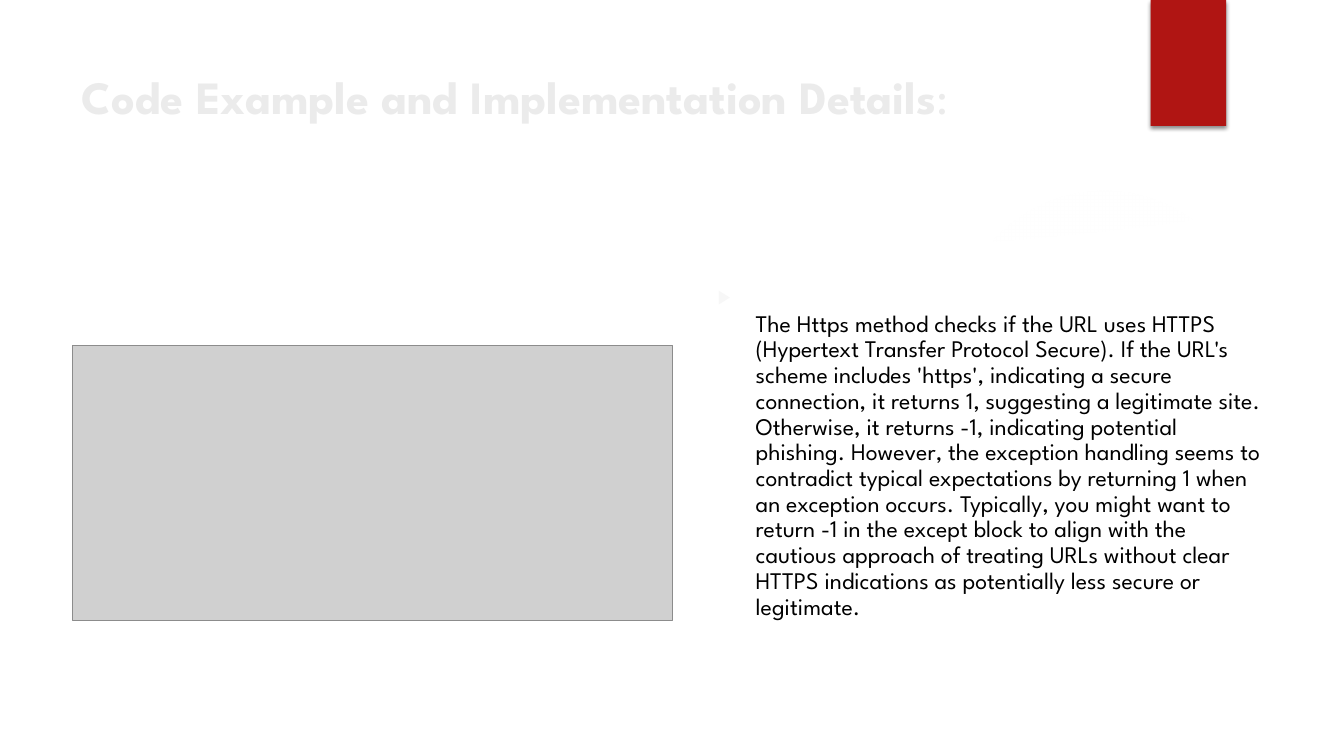
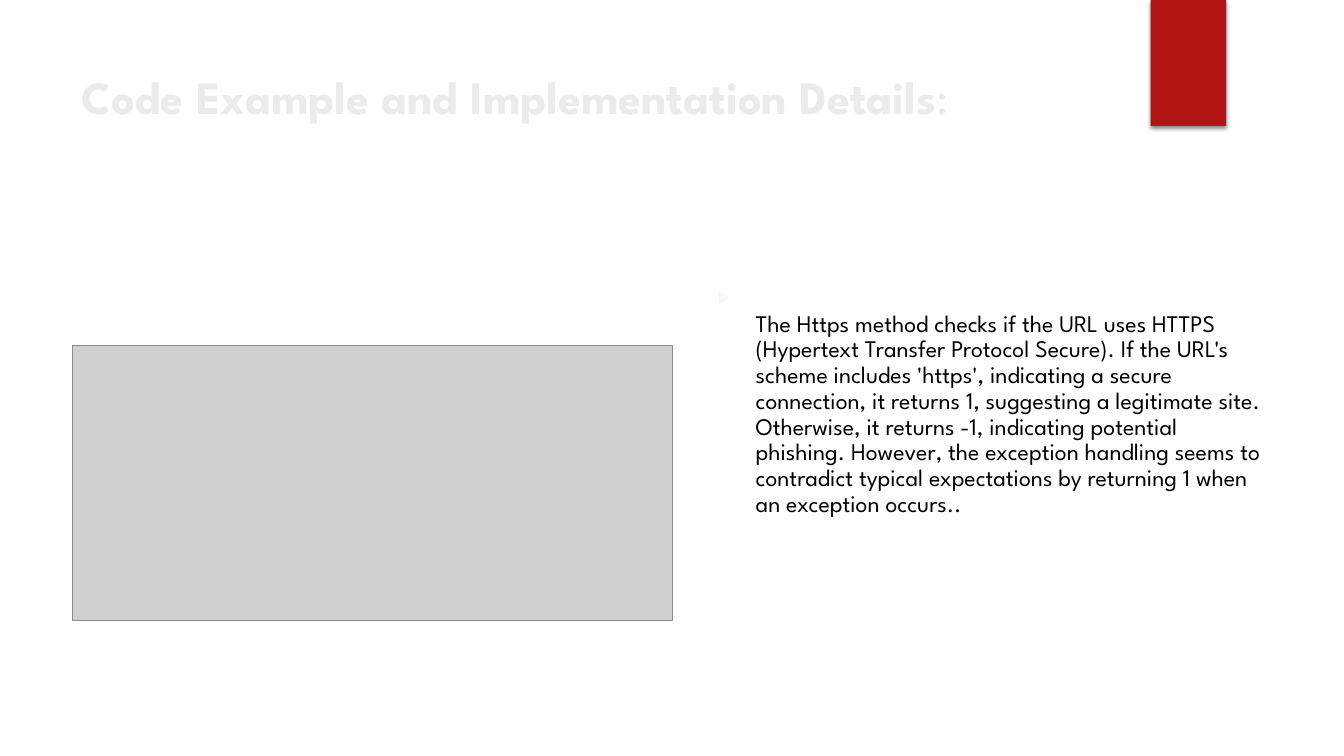
Before and after one commit to mpriyankapatil/ISU-Software_Project_2024, a slide deck: slide 23 of Week 4&5 Presentation.pptx (slide 22 before the commit). Drawn at 1344x756 pixels with LibreOffice and Linux fonts; fonts in the diff are those of the drawing; grey boxes stand for pictures; background and template pictures are left out. Boxes give left, top, right and bottom in pixels: in the first picture for what was removed or moved away, otherwise in the second. Text is boxed around its words. In the diff, an @@ line names an element or a change of style, - is before the commit and + after.

```diff
--- a/Week 4&5 Presentation.pptx
+++ b/Week 4&5 Presentation.pptx
@@ text at box(756, 315, 1260, 517): text changed @@
-▶ The Https method checks if the URL uses HTTPS (Hypertext Transfer Protocol Secure). If the URL's scheme includes 'https', indicating a secure connection, it returns 1, suggesting a legitimate site. Otherwise, it returns -1, indicating potential phishing. However, the exception handling seems to contradict typical expectations by returning 1 when an exception occurs. Typically, you might want to return -1 in the except block to align with the cautious approach of treating URLs without clear HTTPS indications as potentially less secure or legitimate.
+▶ The Https method checks if the URL uses HTTPS (Hypertext Transfer Protocol Secure). If the URL's scheme includes 'https', indicating a secure connection, it returns 1, suggesting a legitimate site. Otherwise, it returns -1, indicating potential phishing. However, the exception handling seems to contradict typical expectations by returning 1 when an exception occurs..
```
Also in this commit, not shown: 3 other slides changed, 1 slide added.
